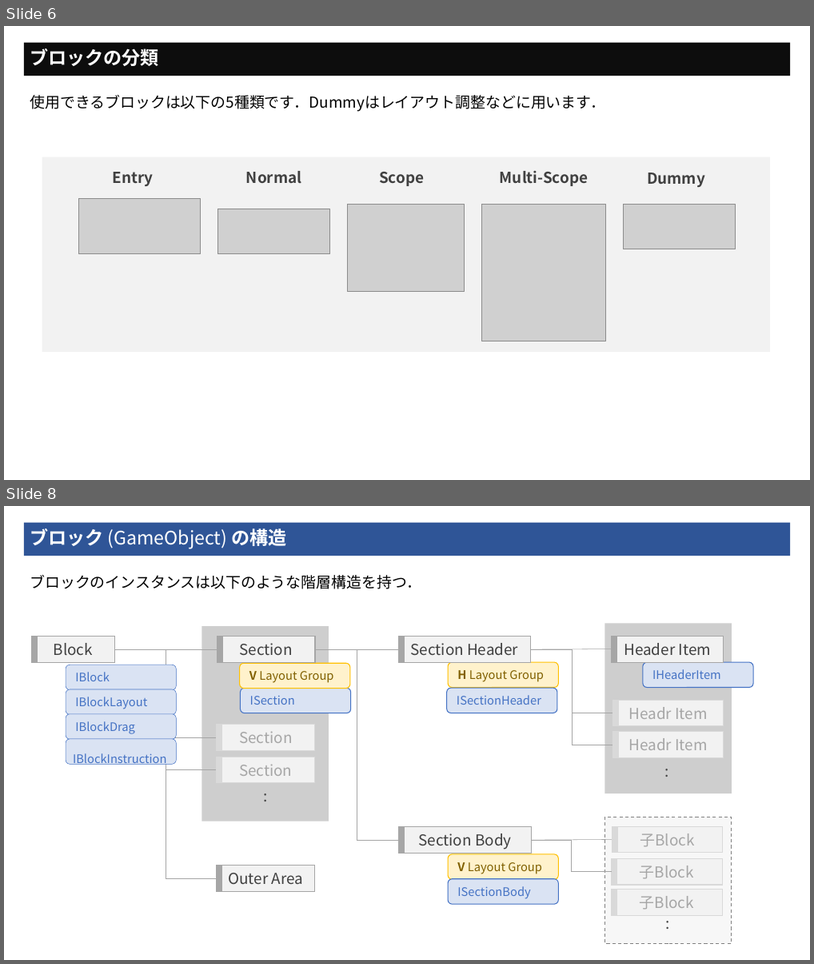
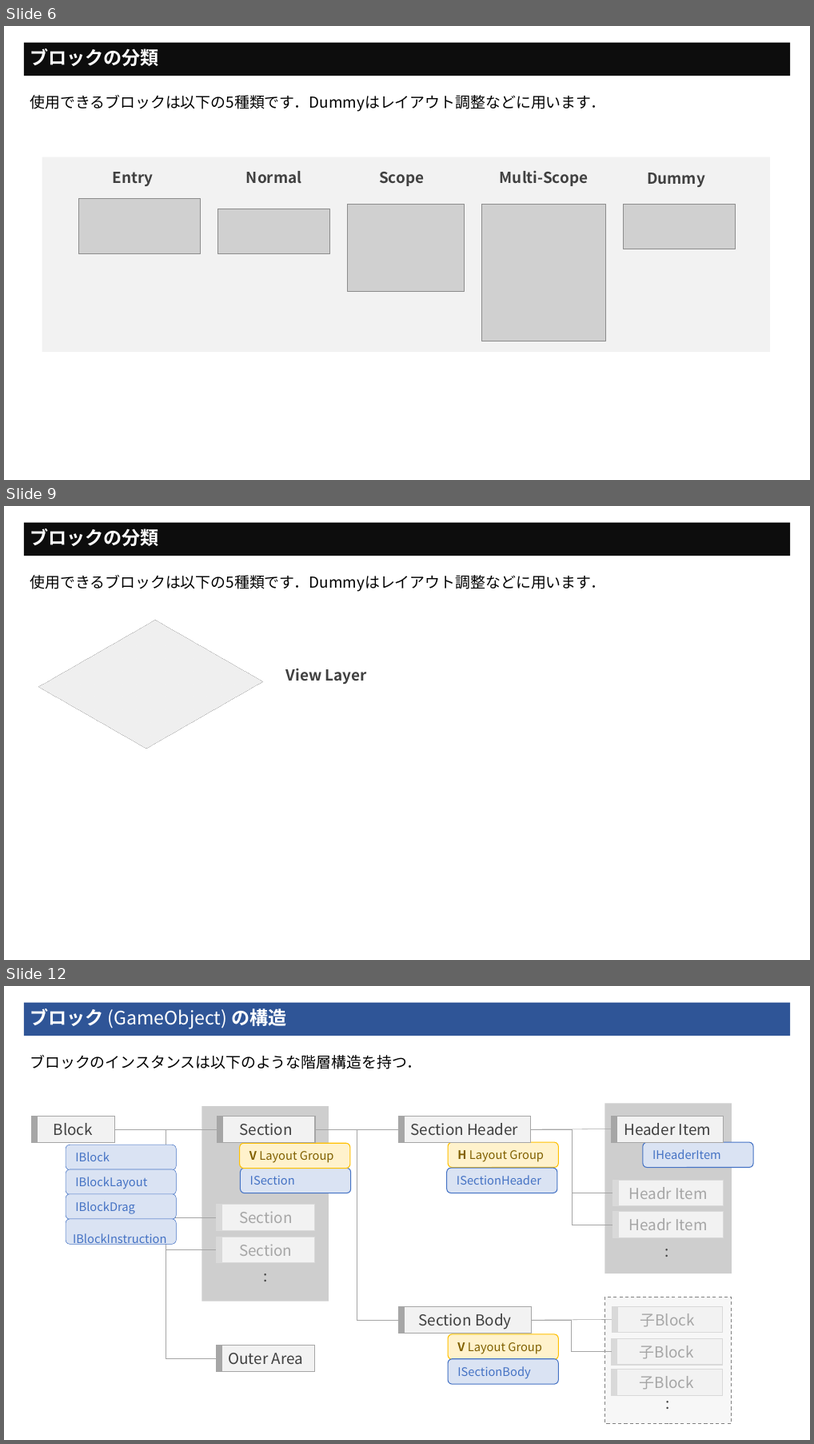
Before and after one commit to nitou-kanazawa/upm-SimpleBlockPG, a slide deck: Assets/com.nitou.BlockPG/Document.pptx. Shown one above the other, each under a label of ours: slides 6 and 8 before the commit, slides 6, 9 and 12 after it; the slides between them are not shown. The pictures are 814x964 and 814x1444 pixels, drawn with LibreOffice and Linux fonts; fonts in the diff are those of the drawing; grey boxes stand for pictures. Boxes give left, top, right and bottom in pixels: in the first picture for what was removed or moved away, otherwise in the second. Text is boxed around its words. In the diff, an @@ line names an element or a change of style, - is before the commit and + after.

```diff
--- a/Assets/com.nitou.BlockPG/Document.pptx
+++ b/Assets/com.nitou.BlockPG/Document.pptx
@@ slide 9 added at (x1=4, y1=506, x2=810, y2=960), background #FFFFFF @@
@@ title added at (x1=24, y1=522, x2=791, y2=556), fill #0D0D0D, 22 pt, text #FFFFFF, bold @@
+ブロックの分類
@@ text added at (x1=30, y1=575, x2=606, y2=592), 18 pt, text #000000 @@
+使用できるブロックは以下の5種類です．Dummyはレイアウト調整などに用います．
@@ rectangle added at (x1=68, y1=608, x2=233, y2=760), fill #D9D9D9 @@
@@ text added at (x1=286, y1=668, x2=367, y2=684), 18 pt, text #404040, bold @@
+View Layer
@@ what was slide 8 is now slide 12 @@
```
Also in this commit, not shown: 1 slide changed, 3 other slides added, 51 other files.
